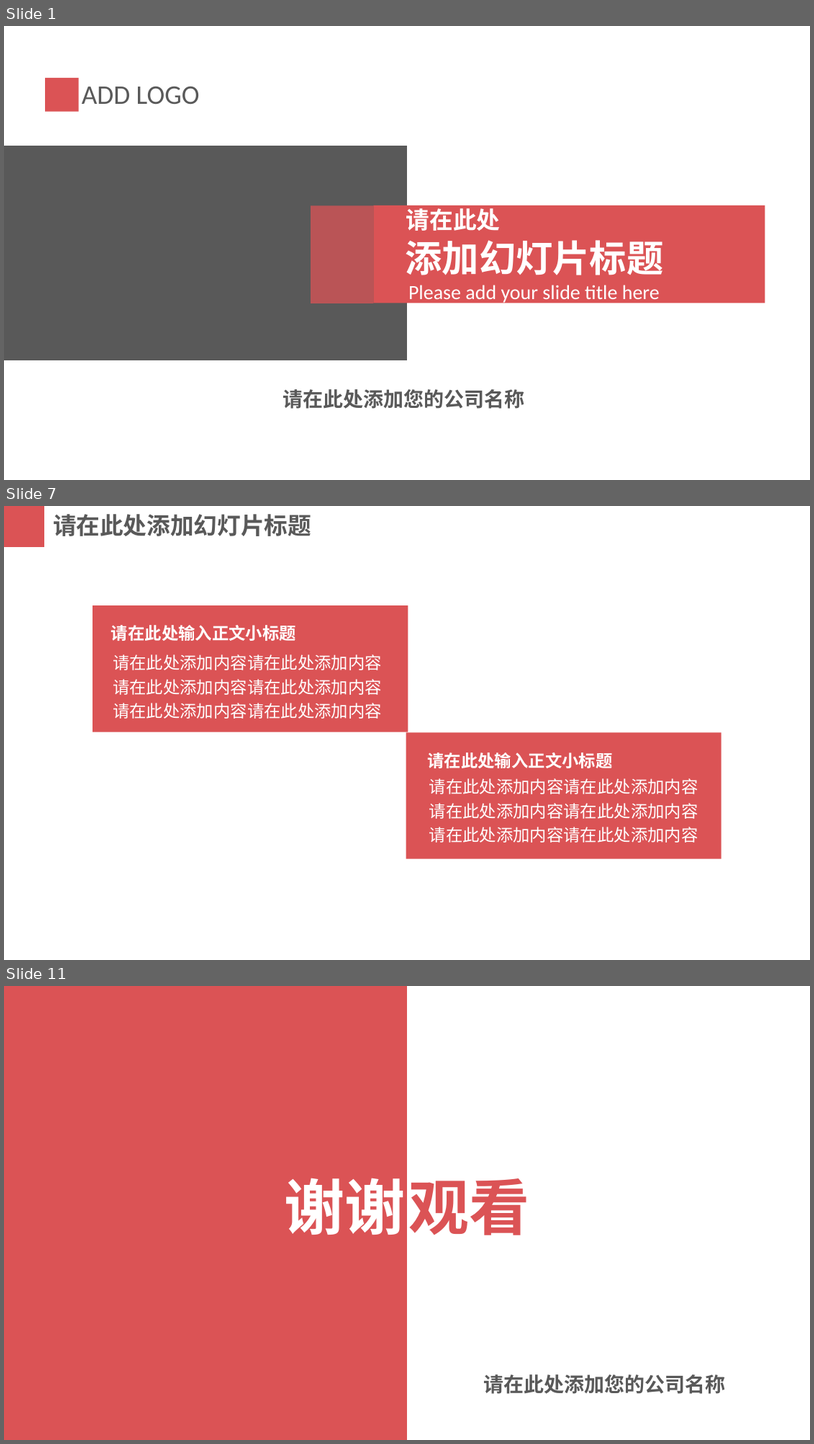
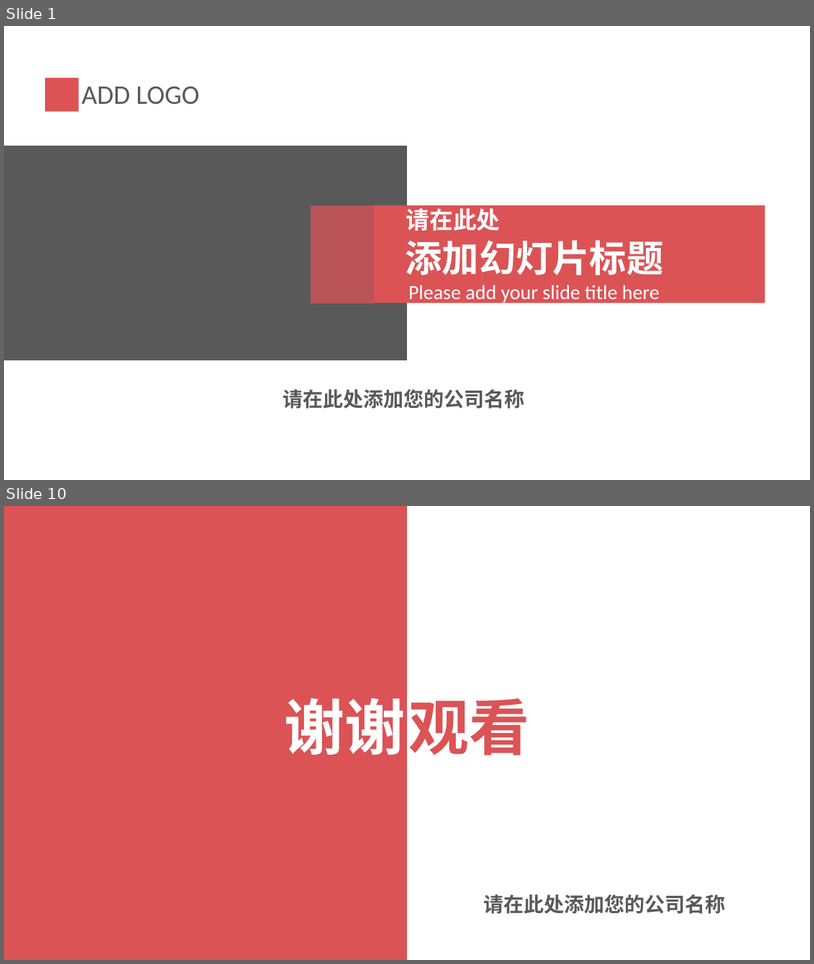
Before and after one commit to PRD2018-G03/PRD2018-G03-SoftwareEngineeringProject, a slide deck: 非受控文档/2_叶柏成/PPT/红灰配色简洁实用PPT模板.pptx. Shown one above the other, each under a label of ours: slides 1, 7 and 11 before the commit, slides 1 and 10 after it; the slides between them are not shown. The pictures are 814x1444 and 814x964 pixels, drawn with LibreOffice and Linux fonts; fonts in the diff are those of the drawing. Boxes give left, top, right and bottom in pixels: in the first picture for what was removed or moved away, otherwise in the second. Text is boxed around its words. In the diff, an @@ line names an element or a change of style, - is before the commit and + after.

```diff
--- a/非受控文档/2_叶柏成/PPT/红灰配色简洁实用PPT模板.pptx
+++ b/非受控文档/2_叶柏成/PPT/红灰配色简洁实用PPT模板.pptx
@@ slide 7 removed at (4, 506, 810, 960), background #FFFFFF @@
@@ rectangle removed at (4, 506, 44, 547) @@
@@ text removed at (53, 514, 311, 536) @@
-请在此处添加幻灯片标题
@@ rectangle removed at (93, 606, 409, 732) @@
@@ text removed at (111, 625, 296, 641) @@
-请在此处输入正文小标题
@@ text removed at (113, 654, 382, 718) @@
-请在此处添加内容请在此处添加内容请在此处添加内容请在此处添加内容
-请在此处添加内容请在此处添加内容
@@ rectangle removed at (406, 732, 722, 859) @@
@@ text removed at (427, 752, 612, 768) @@
-请在此处输入正文小标题
@@ text removed at (430, 778, 699, 842) @@
-请在此处添加内容请在此处添加内容请在此处添加内容请在此处添加内容
-请在此处添加内容请在此处添加内容
@@ what was slide 11 is now slide 10 @@
```
Also in this commit, not shown: 8 slides added, 8 other slides removed.
